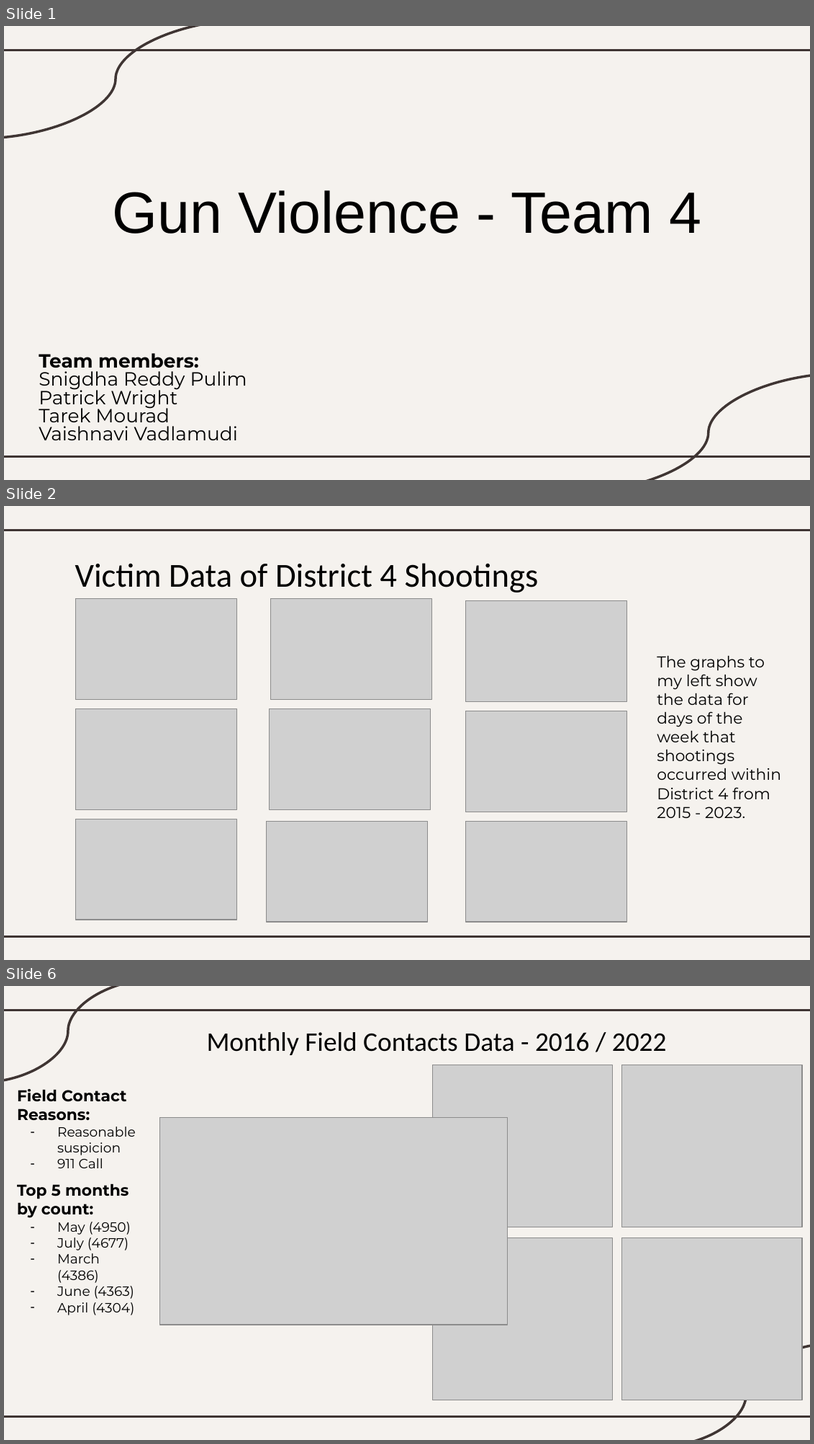
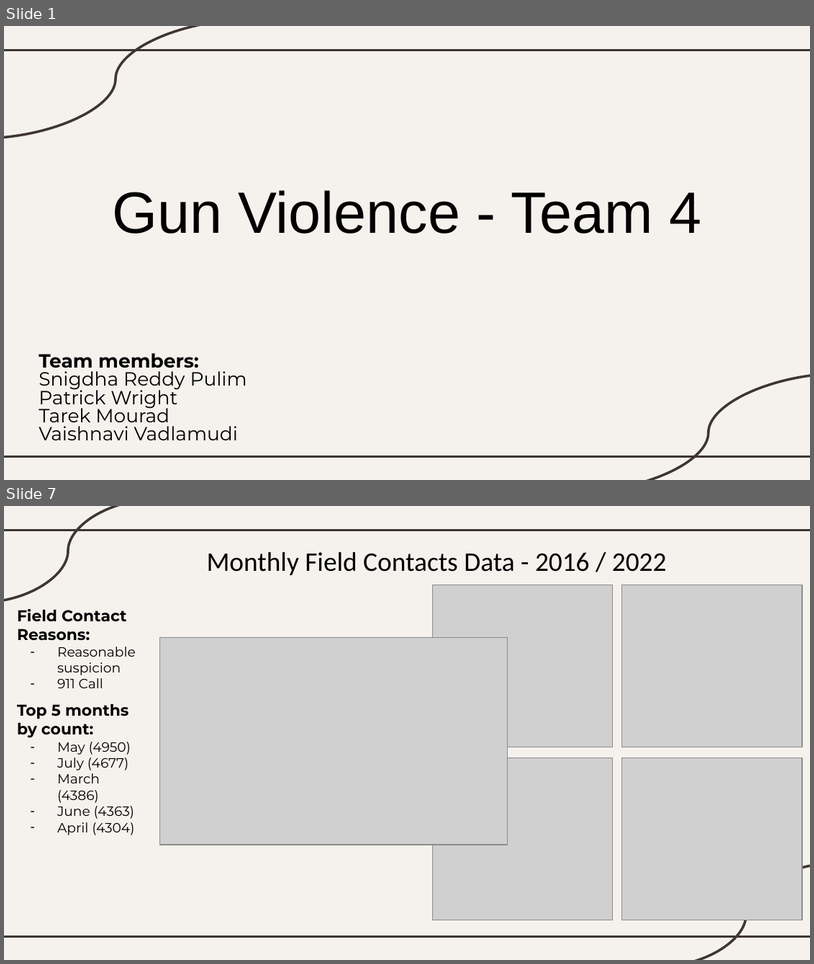
Before and after one commit to BU-Spark/ds-councilor-worrell-gun-violence, a slide deck: spring23-team-4/deliverables/deliverable 2/Early Insights.pptx. Shown one above the other, each under a label of ours: slides 1, 2 and 6 before the commit, slides 1 and 7 after it; the slides between them are not shown. The pictures are 814x1444 and 814x964 pixels, drawn with LibreOffice and Linux fonts; fonts in the diff are those of the drawing; grey boxes stand for pictures. Boxes give left, top, right and bottom in pixels: in the first picture for what was removed or moved away, otherwise in the second. Text is boxed around its words. In the diff, an @@ line names an element or a change of style, - is before the commit and + after.

```diff
--- a/spring23-team-4/deliverables/deliverable 2/Early Insights.pptx
+++ b/spring23-team-4/deliverables/deliverable 2/Early Insights.pptx
@@ slide 2 removed at <box>4,506,810,960</box>, background #F5F2EE; not listed: 2 template elements that a slide beside it also shows @@
@@ title removed at <box>75,563,539,592</box> @@
-Victim Data of District 4 Shootings
@@ picture removed at <box>76,599,237,700</box> @@
@@ picture removed at <box>271,599,432,700</box> @@
@@ picture removed at <box>466,600,628,701</box> @@
@@ text removed at <box>657,655,782,818</box> @@
-The graphs to my left show the data for days of the week that shootings occurred within District 4 from 2015 - 2023.
@@ picture removed at <box>76,708,237,809</box> @@
@@ picture removed at <box>269,708,430,809</box> @@
@@ picture removed at <box>466,710,628,811</box> @@
@@ picture removed at <box>76,819,237,920</box> @@
@@ picture removed at <box>267,821,428,921</box> @@
@@ picture removed at <box>466,821,628,921</box> @@
@@ what was slide 6 is now slide 7 @@
```
Also in this commit, not shown: 2 slides changed, 3 slides added, 1 other slide removed.
